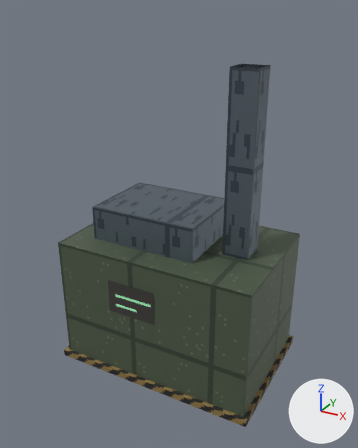
The glTF model game/assets/models/generator.glb as it was, and as the next commit left it.
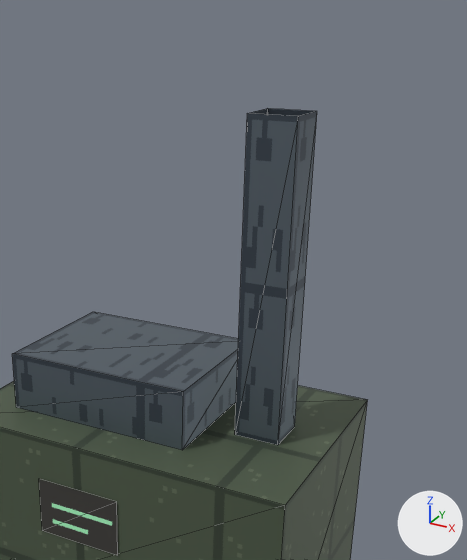
There are two pictures of each version: one whole from a camera (50 mm lens) standing at (2.552, -4.696, 4.125) and looking at (0.014, -0.083, 1.819), one close up on the part from 24% to 100% of the width and 0% to 73% of the height. The lights are fixed; the arrows at lower right show +X, +Y and +Z. The last two pictures show the newer version. The close-ups show mesh edges as thin lines. Where no turn or scale is listed for an object, it has been applied to the vertices. Vertices at exactly the same position are counted once.

The first close-up shows 'generator mesh'.
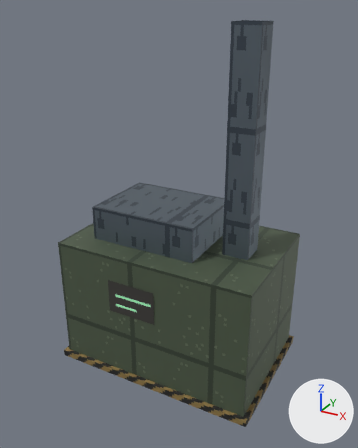
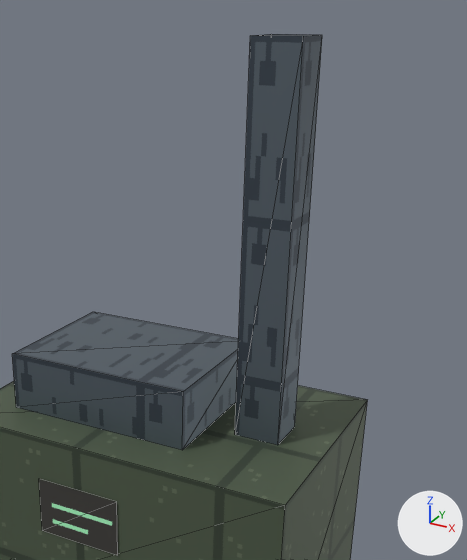
Pixel boxes (x1, y1, x2, y2) of what changed, in the close-ups (467 x 560 px; the box of a moved part takes in the faces that stretch with it):
```json
{"object": "generator mesh", "change": "reshaped", "before": [0, 108, 367, 560], "after": [0, 34, 367, 560]}
{"part": 1, "of": "me_generator", "change": "moved or reshaped", "before": [235, 108, 317, 445], "after": [235, 34, 322, 445]}
```

The change, as JSON lines over the scene's bpy script:
```json
{"block": "me_generator", "where": "# used by ob_generator_mesh; location = (0.0, 0.0, 0.0)"}
{"block": "me_generator", "where": "# before: 26 (0.9, 0.15, 3.6) at pixel (317, 111), 27 (0.9, -0.15, 3.6) at pixel (298, 116), 30 (0.6, -0.15, 3.6) at pixel (247, 113), 31 (0.6, 0.15, 3.6) at pixel (267, 108)"}
{"op": "remove", "block": "me_generator", "code": "me_generator.from_pydata(...)  # 36 vertices, 46 faces; spans x -1.25..1.25, y -0.85..0.85, z 0.0..3.6"}
{"op": "add", "block": "me_generator", "code": "me_generator.from_pydata(...)  # 36 vertices, 46 faces; spans x -1.25..1.25, y -0.85..0.85, z 0.0..4.0"}
{"block": "me_generator", "change": "me_generator part 1"}
{"op": "add", "block": "me_generator", "code": "for i in [26, 27, 30, 31]: me_generator.vertices[i].co += Vector((0.0, 0.0, 0.4))"}
```
